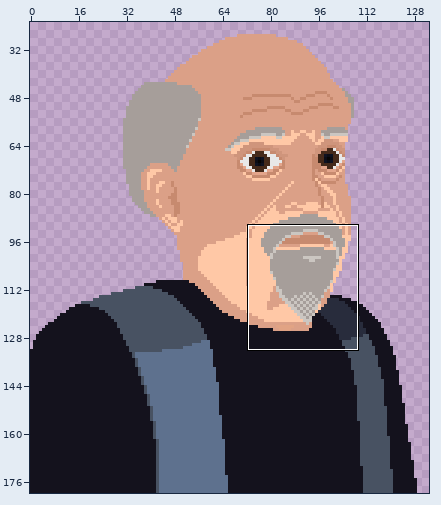
Two versions of one pixel-art file, sprites/characters/pastor.aseprite. Above, an overview of the earlier version with the close-up marked.
Close-up. As it was:
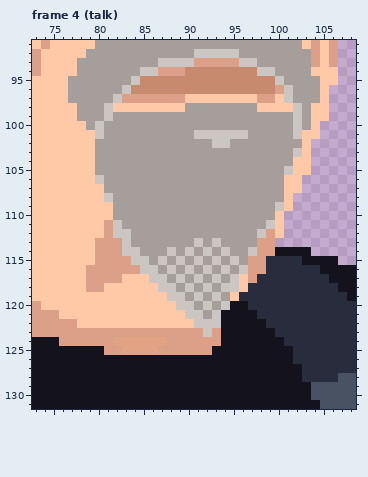
320x180 pixels, 4 frames. Colours within 5 levels of each other are drawn and written as one. Shown: frame 4 (talk): x 73..108, y 91..131. The wide view leaves out empty margins.
Once edited:
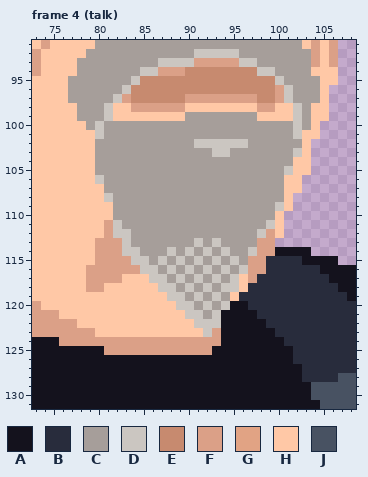
Palette (. is transparent): A #14121d  B #282c3c  C #a69e9a  D #cbc6c1  E #c78a6f  F #dba087  G #e1a384  H #ffc8a6  J #485262
The commit says: polished up the pastor intro
Difference:
Frame 4 (talk), layers "shadows", "head/beard", "head/mouth":
Colour C replaces colour D in row 101 at x 91 to 96.
Colour D replaces colour C in row 102 at x 91 to 92 and 95 to 96; in row 103 at x 93 to 94.
Colour E replaces colour F in row 97 at x 84 to 89 and 98 to 99.
Colour F replaces colour G in row 124 at x 82 to 87; in row 125 at x 83 to 86.
Colour F replaces colour H in row 97 at x 90 to 97 and 100; in row 98 at x 84 to 89 and 98 to 99.
Colour H replaces colour C in row 98 at x 90 to 97; in row 99 at x 82 to 89 and 98 to 101.
Colour H replaces colour F in row 123 at x 80 to 91.
Pixel boxes of the changes (left, top, right, bottom) in both close-ups:
changed: (113, 94, 293, 157)
changed: (95, 328, 203, 355)
